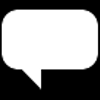
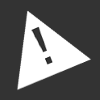
Before/after of a 100px x 100px layered artwork. What changed in the layer stack:
hid "Translated" over [left=1, top=9, right=99, bottom=91]
added layer "Old" above "Todo" over [left=16, top=10, right=92, bottom=91]
painted on "Background" over [left=0, top=0, right=100, bottom=100]
